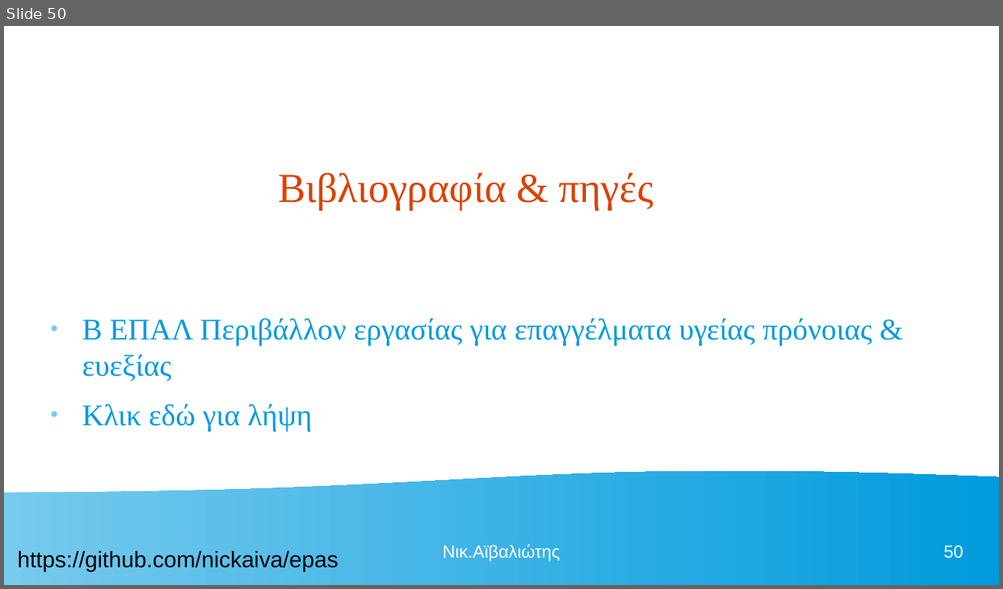
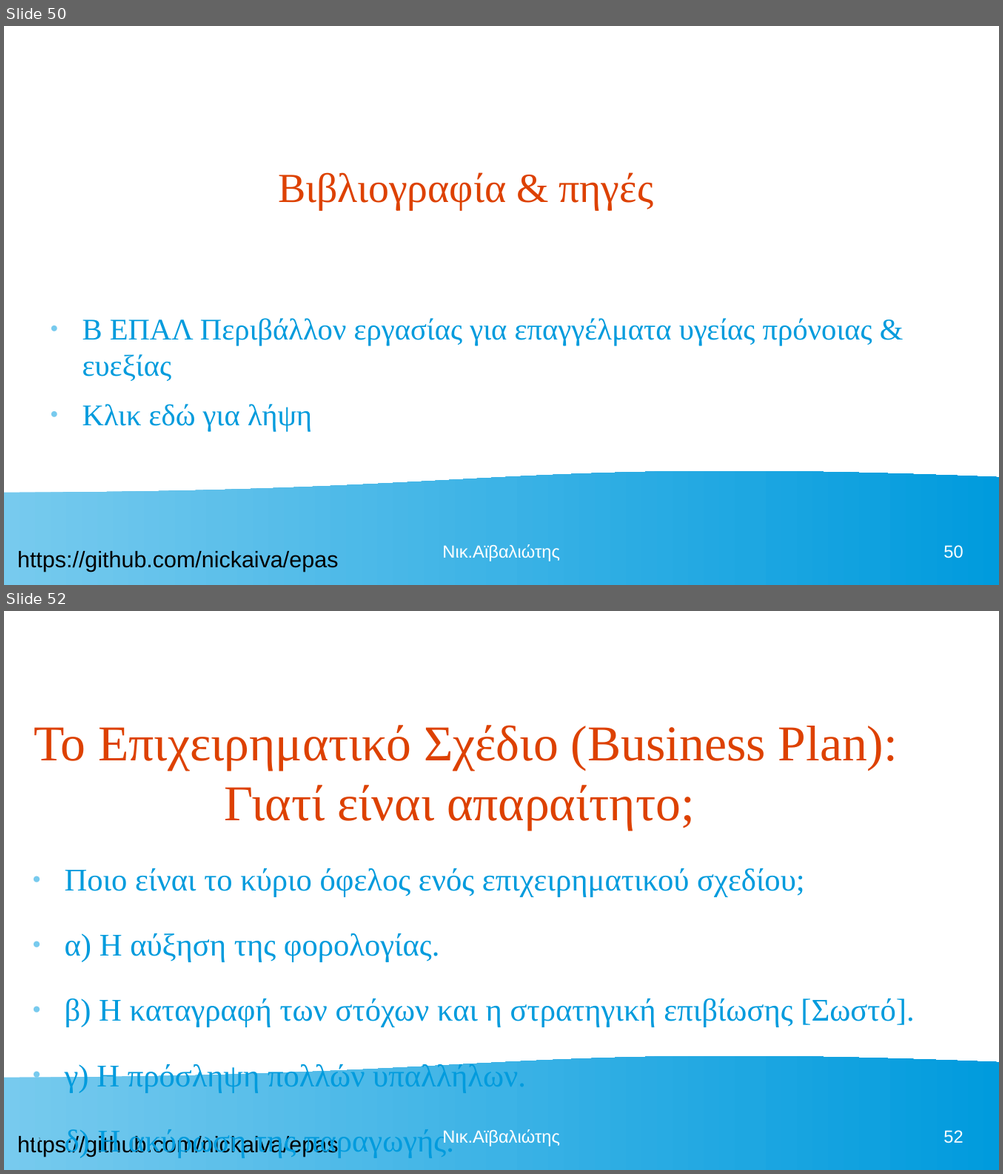
Before and after one commit to nickaiva/epas, a slide deck: ΠΕΡΙΒΑΛΛΟΝ ΕΡΓΑΣΙΑΣ.odp. Shown one above the other, each under a label of ours: slide 50 before the commit, slides 50 and 52 after it; the slides between them are not shown. The pictures are 1003x589 and 1003x1174 pixels, drawn with LibreOffice and Linux fonts; fonts in the diff are those of the drawing. Boxes give left, top, right and bottom in pixels: in the first picture for what was removed or moved away, otherwise in the second. Text is boxed around its words. In the diff, an @@ line names an element or a change of style, - is before the commit and + after.

```diff
--- a/ΠΕΡΙΒΑΛΛΟΝ ΕΡΓΑΣΙΑΣ.odp
+++ b/ΠΕΡΙΒΑΛΛΟΝ ΕΡΓΑΣΙΑΣ.odp
@@ slide 52 added at (4,611,999,1170), background #FFFFFF; not listed: 2 template elements that a slide beside it also shows @@
@@ title added at (34,725,898,830), 40 pt, text #DD4100 @@
+Το Επιχειρηματικό Σχέδιο (Business Plan): Γιατί είναι απαραίτητο;
@@ text added at (65,869,913,1158), 25.2 pt, text #009BDD @@
+● Ποιο είναι το κύριο όφελος ενός επιχειρηματικού σχεδίου;
+● α) Η αύξηση της φορολογίας.
+● β) Η καταγραφή των στόχων και η στρατηγική επιβίωσης [Σωστό].
+● γ) Η πρόσληψη πολλών υπαλλήλων.
+● δ) Η ακύρωση της παραγωγής.
@@ text added at (442,1130,560,1147), 14 pt, text #FFFFFF @@
+Νικ.Αϊβαλιώτης
@@ page number added at (943,1130,962,1144), 14 pt, text #FFFFFF @@
+52
```
Also in this commit, not shown: 6 other slides added, 2 other files.
